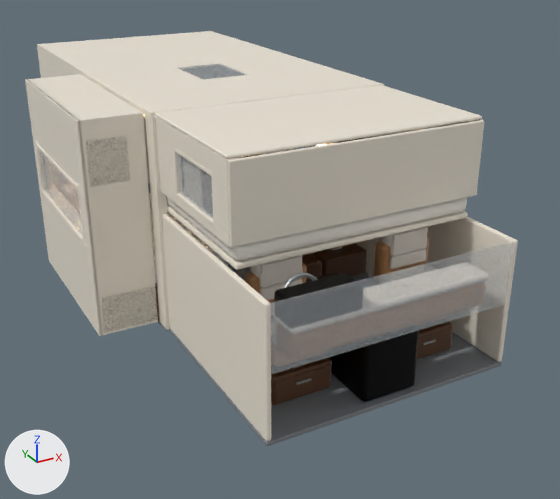
An edit to the Blender file model/rv.blend, drawn before and after from the same camera.
Rendered twice from a 50 mm camera at (-3.3, -6.06, 3.57) aimed at (0.35, 0.57, 0.26). The lights are fixed; the arrows at lower left show +X, +Y and +Z. The picture after the commit comes second.

Objects in the first picture: 'alcove_bed', 'bulkhead', 'cab_details', 'cab_seat_kerb', 'cab_seat_off', 'ceiling', 'dinette_chair_fwd_out', 'lockers_off', 'shell_details', 'slideout_base', 'slideout_shell', 'wall_off' and 7 more.
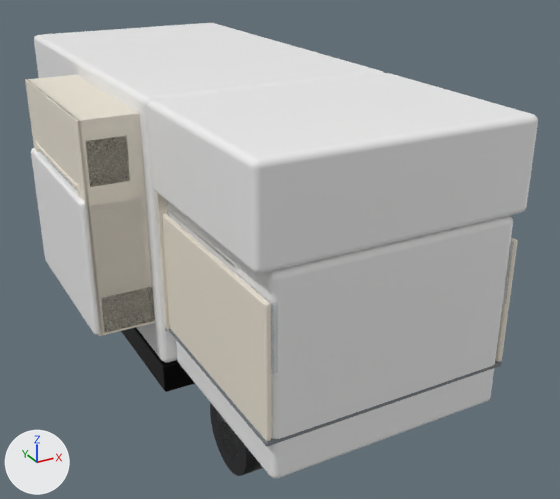
Pixel boxes [x1, y1, x2, y2] of what changed, in the pictures (560 x 499 px):
'body_alcove', added: after [147, 73, 538, 274]
'body_cab', added: after [168, 202, 513, 479]
'body_habitation', added: after [34, 23, 384, 363]
'slideout_box', added: after [31, 148, 150, 335]
'skirt', added (black): after [121, 327, 195, 392]
'wheel_front_off', added (black): after [210, 403, 263, 476]
'exterior_details', added (mostly hidden): after [217, 413, 238, 459]
'shell_details', unchanged, covered by the edit: before [35, 64, 518, 446]; after [35, 141, 518, 446]
'ceiling', unchanged, covered by the edit: before [37, 31, 385, 116]
'alcove_bed', unchanged, covered by the edit: before [167, 197, 467, 270]; after [167, 205, 235, 268]
'cab_details', unchanged, covered by the edit: before [274, 272, 419, 402]

The change, as a list of edits to the scene's bpy script:
```text
Add mat_role_wheel:
    mat_role_wheel = principled_material('role.wheel')
    mat_role_wheel.base_color = (0.393, 0.406, 0.434)  # grey #a8abb0
    mat_role_wheel.roughness = 0.45
Add mat_role_body_graphic:
    mat_role_body_graphic = principled_material('role.body.graphic')
    mat_role_body_graphic.base_color = (0.692, 0.692, 0.692)  # light grey #d9d9d9
    mat_role_body_graphic.roughness = 0.45
Add mat_role_tyre:
    mat_role_tyre = principled_material('role.tyre')
    mat_role_tyre.base_color = (0.01, 0.01, 0.0116)  # black #19191c
    mat_role_tyre.roughness = 0.45
Add mat_role_body_paint:
    mat_role_body_paint = principled_material('role.body.paint')
    mat_role_body_paint.base_color = (0.89, 0.89, 0.89)  # white #f2f2f2
    mat_role_body_paint.roughness = 0.45
Add me_cylinder_001:
    me_cylinder_001.from_pydata(...)  # 208 vertices, 116 faces; spans x -1.23..1.23, y -1.12..3.7, z -0.9..1.3
    # faces by material slot: [104, 12]
    me_cylinder_001.materials.append(mat_role_wheel)  # grey #a8abb0
    me_cylinder_001.materials.append(mat_role_body_graphic)  # light grey #d9d9d9
Add me_cylinder:
    me_cylinder.from_pydata(...)  # a 24-sided cylinder along z spanning x -0.372..0.372, y -0.372..0.372, z -0.112..0.112
    for i in [*range(0, 22), 23, 24]: me_cylinder.polygons[i].use_smooth = True
    me_cylinder.materials.append(mat_role_tyre)  # black #19191c
Add me_cube_013:
    me_cube_013.from_pydata(...)  # 96 vertices, 98 faces; spans x -0.29..0.29, y -0.95..0.95, z -0.65..0.65
    me_cube_013.materials.append(mat_role_body_paint)  # white #f2f2f2
Add me_cube_012:
    me_cube_012.from_pydata(...)  # 96 vertices, 98 faces; spans x -1.22..1.22, y -2.03..2.03, z -0.15..0.15
    me_cube_012.materials.append(mat_role_metal_dark)  # black #1f1f1f
Add me_cube_010:
    me_cube_010.from_pydata(...)  # 96 vertices, 98 faces; spans x -1.22..1.22, y -2.03..2.03, z -1.28..1.28
    me_cube_010.materials.append(mat_role_body_paint)  # white #f2f2f2
Add me_cube_009_1:
    me_cube_009_1.from_pydata(...)  # 96 vertices, 98 faces; spans x -1.22..1.22, y -0.97..0.97, z -0.4..0.4
    me_cube_009_1.materials.append(mat_role_body_paint)  # white #f2f2f2
Add me_cube_008_1:
    me_cube_008_1.from_pydata(...)  # 96 vertices, 98 faces; spans x -1.1..1.1, y -0.97..0.97, z -0.88..0.88
    me_cube_008_1.materials.append(mat_role_body_paint)  # white #f2f2f2
Add ob_exterior_details:
    ob_exterior_details = bpy.data.objects.new('exterior_details', me_cylinder_001)
    ob_exterior_details.location = (0.0, 0.0, 0.0)
Add ob_wheel_front_off:
    ob_wheel_front_off = bpy.data.objects.new('wheel_front_off', me_cylinder)
    ob_wheel_front_off.location = (-0.88, -0.9, -0.68)
    ob_wheel_front_off.rotation_euler = (0.0, 1.571, 0.0)  # degrees (0, 90, 0)
Add ob_slideout_box:
    ob_slideout_box = bpy.data.objects.new('slideout_box', me_cube_013)
    ob_slideout_box.location = (-1.51, 1.1, 0.65)
Add ob_skirt:
    ob_skirt = bpy.data.objects.new('skirt', me_cube_012)
    ob_skirt.location = (0.0, 2.02, -0.55)
Add ob_body_habitation:
    ob_body_habitation = bpy.data.objects.new('body_habitation', me_cube_010)
    ob_body_habitation.location = (0.0, 2.02, 0.88)
Add ob_body_alcove:
    ob_body_alcove = bpy.data.objects.new('body_alcove', me_cube_009_1)
    ob_body_alcove.location = (0.0, -0.97, 1.75)
Add ob_body_cab:
    ob_body_cab = bpy.data.objects.new('body_cab', me_cube_008_1)
    ob_body_cab.location = (0.0, -0.97, 0.47)
```
